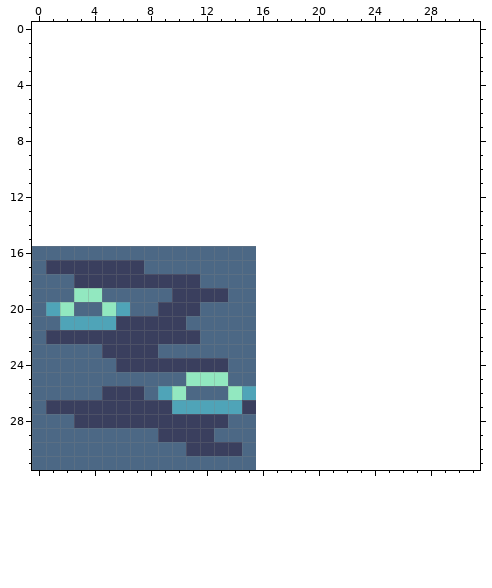
File history of a pixel-art sprite, client/src/assets/tiles/Water.png. Above, as it was before the edit.
The file is 16x16 pixels. Colours within 5 levels of each other are drawn and written as one. The old version is drawn lined up with the new one, on the new canvas.
Once edited:
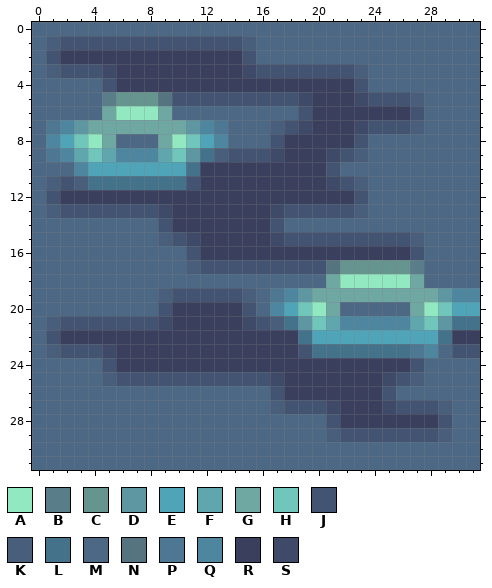
Palette (. is transparent): A #92e8c0  B #597e8a  C #66948f  D #5e97a1  E #4fa4b8  F #5fa6ad  G #6fa8a3  H #71c6bc  J #435472  K #485e7b  L #45728b  M #4c6885  N #557480  P #4d7792  Q #4e869f  R #3a3f5e  S #3f4968
Change:
canvas 16x16 -> 32x32, the old top-left corner now at 0,16
y 0: x 0..31 ................................ -> MMMMMMMMMMMMMMMMMMMMMMMMMMMMMMMM
y 1: x 0..31 ................................ -> MKJJJJJJJJJJJJJKMMMMMMMMMMMMMMMM
y 2: x 0..31 ................................ -> MJRRRRRRRRRRRRRJMMMMMMMMMMMMMMMM
y 3: x 0..31 ................................ -> MKJJJSRRRRRRRRRSJJJJJJJKMMMMMMMM
y 4: x 0..31 ................................ -> MMMMMJRRRRRRRRRRRRRRRRRJMMMMMMMM
y 5: x 0..31 ................................ -> MMMMMBCCCNJJJJJJJJJSRRRSJJJKMMMM
y 6: x 0..31 ................................ -> MMMMMGAAAGMMMMMMMMMJRRRRRRRJMMMM
y 7: x 0..31 ................................ -> MPQDGGGGGGGDQPMMMKJSRRRSJJJKMMMM
y 8: x 0..31 ................................ -> MQEHAGMMMGAHEQMMMJRRRRRJMMMMMMMM
y 9: x 0..31 ................................ -> MPQFHFQQQFHDLKJJJSRRRSJKMMMMMMMM
y 10: x 0..31 ................................ -> MMMQEEEEEEELRRRRRRRRRJMMMMMMMMMM
y 11: x 0..31 ................................ -> MKJKLLLLLLLJRRRRRRRRRSJKMMMMMMMM
y 12: x 0..31 ................................ -> MJRRRRRRRRRRRRRRRRRRRRRJMMMMMMMM
y 13: x 0..31 ................................ -> MKJJJJJJJSRRRRRRRSJJJJJKMMMMMMMM
y 14: x 0..31 ................................ -> MMMMMMMMMJRRRRRRRJMMMMMMMMMMMMMM
y 15: x 0..31 ................................ -> MMMMMMMMMKJSRRRRRSJJJJJJJJJKMMMM
y 16: x 11..31 MMMMM................ -> JRRRRRRRRRRRRRRRJMMMM
y 17: x 1..7 RRRRRRR -> MMMMMMM; x 11..31 MMMMM................ -> KJJJJJJJJJNCCCCCBMMMM
y 18: x 3..11 RRRRRRRRR -> MMMMMMMMM; x 16..31 ................ -> MMMMMGAAAAAGMMMM
y 19: x 3..4 AA -> MM; x 9..31 MRRRRMM................ -> KJJJJJKMPQDGGGGGGGGGDQQ
y 20: x 1..2 EA -> MM; x 5..6 AE -> MM; x 9 R -> J; x 12..31 MMMM................ -> RRRJMQEHAGMMMMMGAHEE
y 21: x 1..9 MEEEERRRR -> KJJJJJJJS; x 11..31 MMMMM................ -> RRRRSJKLDHFQQQQQFHDLL
y 22: x 1 R -> J; x 12..31 MMMM................ -> RRRRRRRLEEEEEEEEELRR
y 23: x 1..5 MMMMR -> KJJJS; x 9..31 MMMMMMM................ -> RRRRRRRRRRJLLLLLLLPQMJJ
y 24: x 5 M -> J; x 14..31 MM................ -> RRRRRRRRRRRRRJMMMM
y 25: x 5..31 MMMMMMAAAMM................ -> KJJJJJJJJJJJSRRRRRRRSJKMMMM
y 26: x 5..7 RRR -> MMM; x 9..10 EA -> MM; x 14..31 AE................ -> MMMJRRRRRRRJMMMMMM
y 27: x 1..31 RRRRRRRRREEEEER................ -> MMMMMMMMMMMMMMMMKJJJSRRRSJJJKMM
y 28: x 3..13 RRRRRRRRRRR -> MMMMMMMMMMM; x 16..31 ................ -> MMMMMJRRRRRRRJMM
y 29: x 9..12 RRRR -> MMMM; x 16..31 ................ -> MMMMMKJJJJJJJKMM
y 30: x 11..14 RRRR -> MMMM; x 16..31 ................ -> MMMMMMMMMMMMMMMM
y 31: x 16..31 ................ -> MMMMMMMMMMMMMMMM
Pixel boxes of the changes (left, top, right, bottom) in both pictures:
changed: (32, 22, 480, 470)
